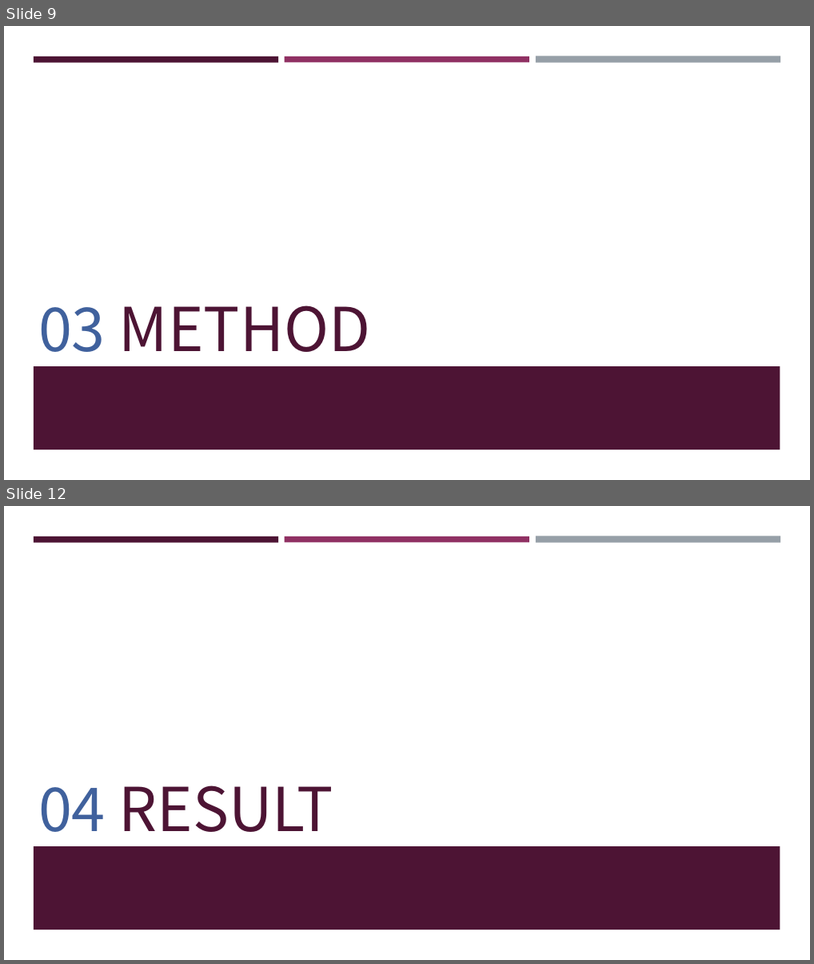
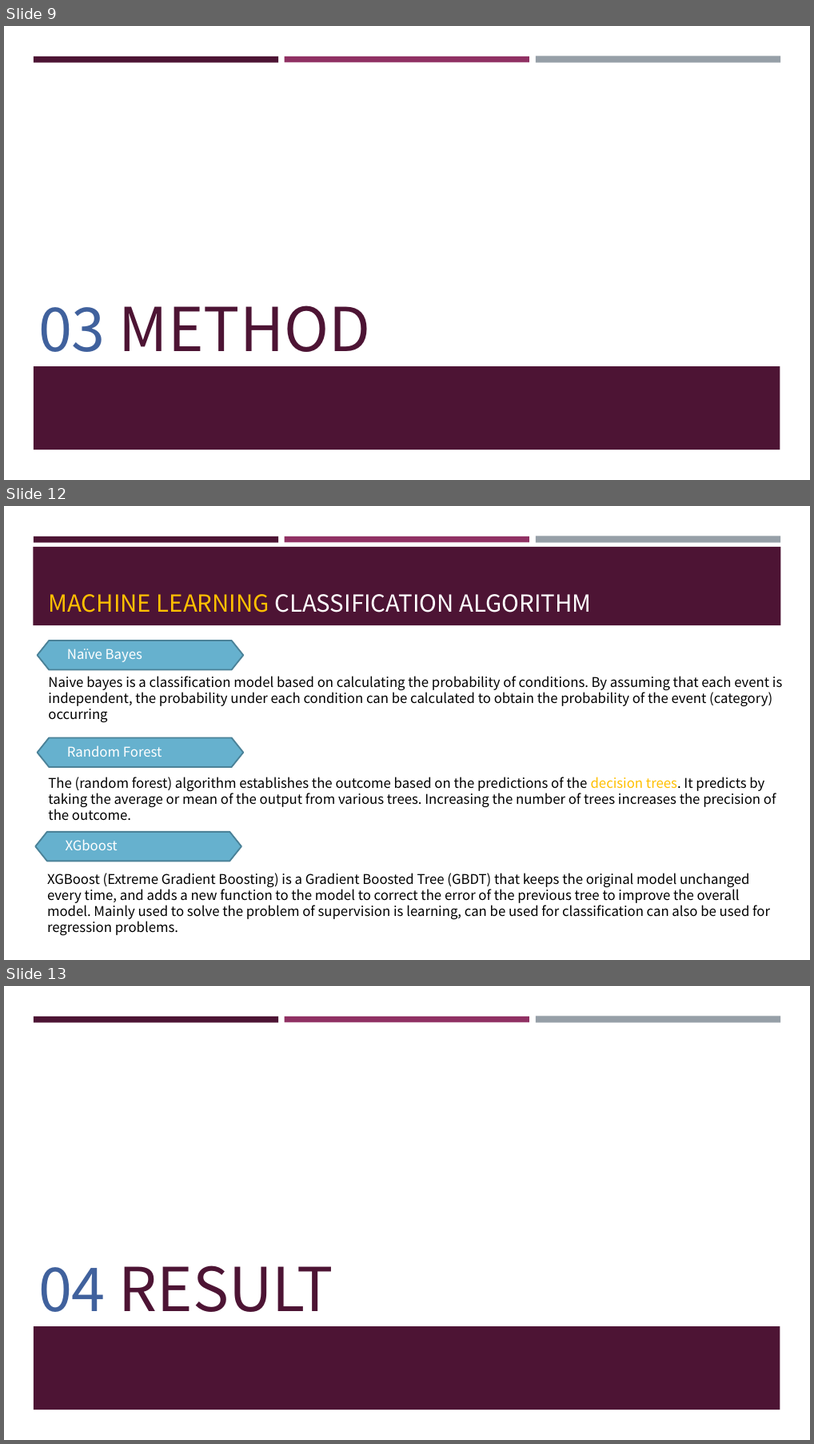
Before and after one commit to frankye1000/NYCU-DigitalMedicine, a slide deck: Case_Presentation_1/ppt/case1.pptx. Shown one above the other, each under a label of ours: slides 9 and 12 before the commit, slides 9, 12 and 13 after it; the slides between them are not shown. The pictures are 814x964 and 814x1444 pixels, drawn with LibreOffice and Linux fonts; fonts in the diff are those of the drawing. Boxes give left, top, right and bottom in pixels: in the first picture for what was removed or moved away, otherwise in the second. Text is boxed around its words. In the diff, an @@ line names an element or a change of style, - is before the commit and + after.

```diff
--- a/Case_Presentation_1/ppt/case1.pptx
+++ b/Case_Presentation_1/ppt/case1.pptx
@@ slide 12 added at [4, 506, 810, 960], background #FFFFFF; not listed: 3 template elements that a slide beside it also shows @@
@@ rectangle added at [33, 547, 782, 625], fill #4D1434 @@
@@ title added at [49, 594, 592, 612], 28 pt, text #FFFEFF @@
+MACHINE LEARNING CLASSIFICATION ALGORITHM
@@ hexagon added at [38, 640, 243, 669], fill #66B1CE, outline #4B8398 1.75 pt @@
@@ text added at [67, 648, 142, 662], 16 pt, text #FFFFFF @@
+Naïve Bayes
@@ text added at [48, 676, 782, 723], 16 pt, text #000000 @@
+Naive bayes is a classification model based on calculating the probability of conditions. By assuming that each event is independent, the probability under each condition can be calculated to obtain the probability of the event (category) occurring
@@ hexagon added at [38, 738, 243, 767], fill #66B1CE, outline #4B8398 1.75 pt @@
@@ text added at [67, 745, 162, 756], 16 pt, text #FFFFFF @@
+Random Forest
@@ text added at [48, 776, 777, 820], 16 pt, text #000000 @@
+The (random forest) algorithm establishes the outcome based on the predictions of the decision trees. It predicts by taking the average or mean of the output from various trees. Increasing the number of trees increases the precision of the outcome.
@@ hexagon added at [35, 832, 242, 860], fill #66B1CE, outline #4B8398 1.75 pt @@
@@ text added at [66, 839, 118, 850], 16 pt, text #FFFFFF @@
+XGboost
@@ text added at [47, 872, 770, 936], 16 pt, text #000000 @@
+XGBoost (Extreme Gradient Boosting) is a Gradient Boosted Tree (GBDT) that keeps the original model unchanged every time, and adds a new function to the model to correct the error of the previous tree to improve the overall model. Mainly used to solve the problem of supervision is learning, can be used for classification can also be used for regression problems.
@@ what was slide 12 is now slide 13 @@
```
Also in this commit, not shown: 5 slides changed, 2 other slides added, 1 slide removed, 3 other files.
